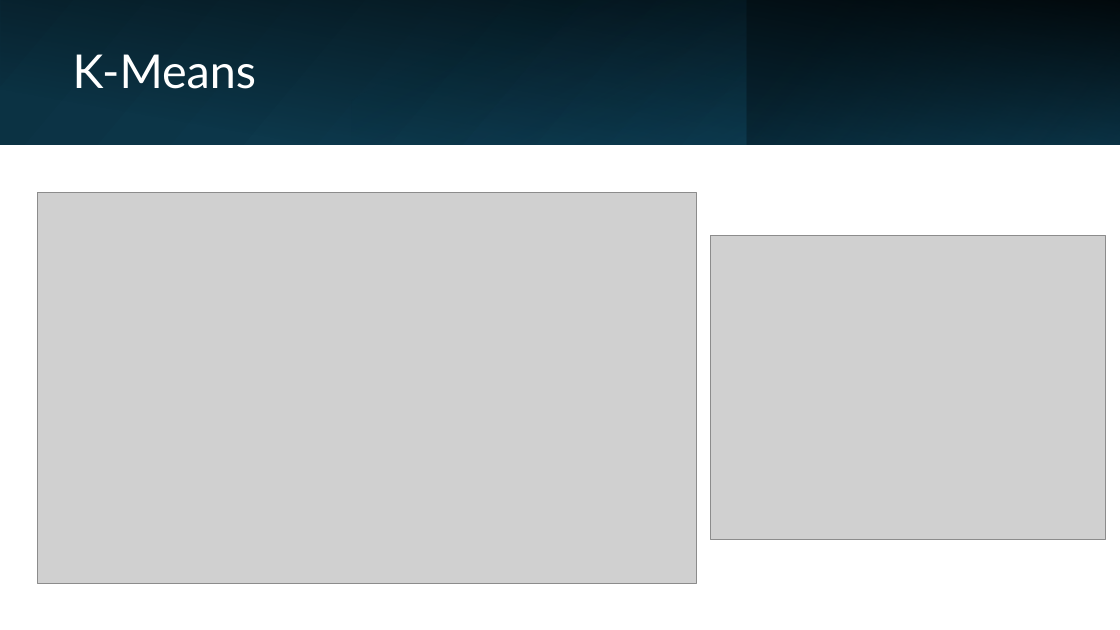
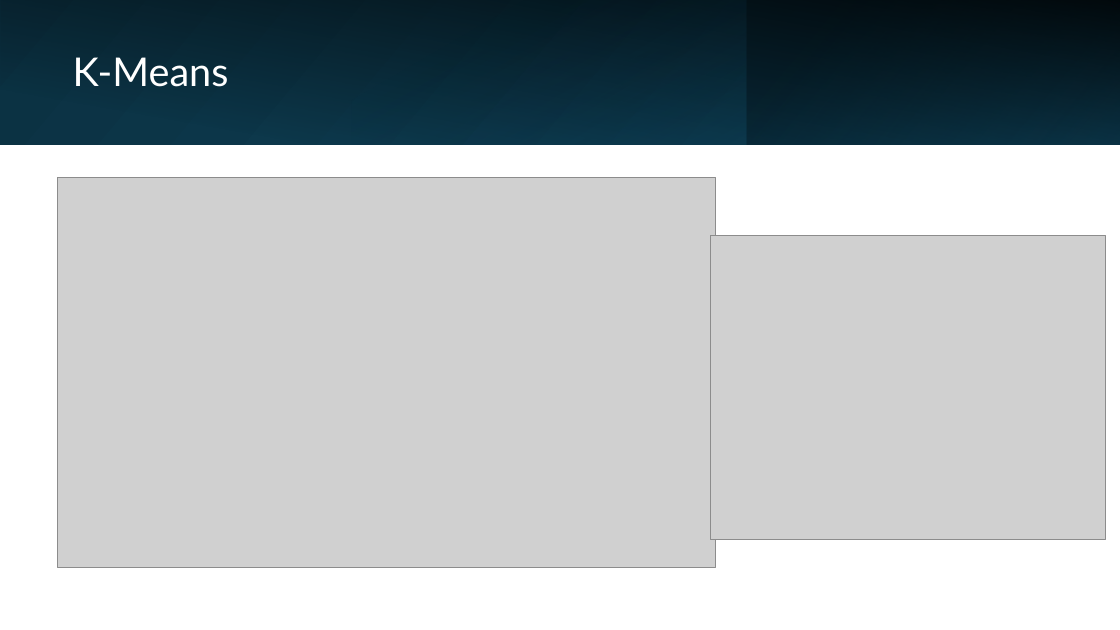
Before and after one commit to Ari-Castellanos/Proyecto-1-Seminario-2, a slide deck: slide 9 of Proyecto1_Seminario2.pptx (slide 8 before the commit). Drawn at 1120x630 pixels with LibreOffice and Linux fonts; fonts in the diff are those of the drawing; grey boxes stand for pictures. Boxes give left, top, right and bottom in pixels: in the first picture for what was removed or moved away, otherwise in the second. Text is boxed around its words. In the diff, an @@ line names an element or a change of style, - is before the commit and + after.

```diff
--- a/Proyecto1_Seminario2.pptx
+++ b/Proyecto1_Seminario2.pptx
@@ title "K-Means" at [73,57,229,87]: size 40 to 34 pt @@
@@ picture: place and size @@
-picture at [38,193,697,584]
+picture at [57,177,716,568]
```
Also in this commit, not shown: 2 other slides changed, 1 slide added.
